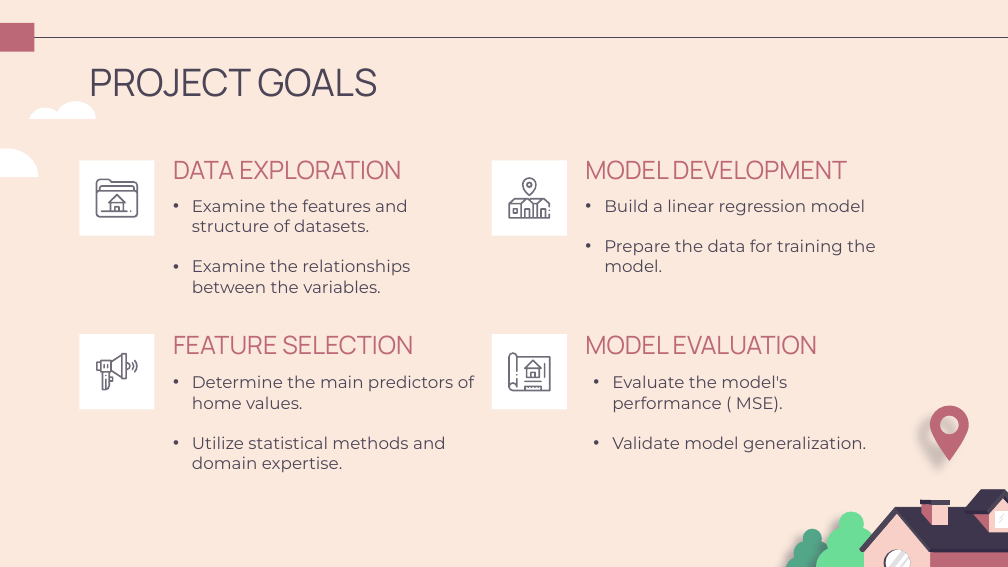
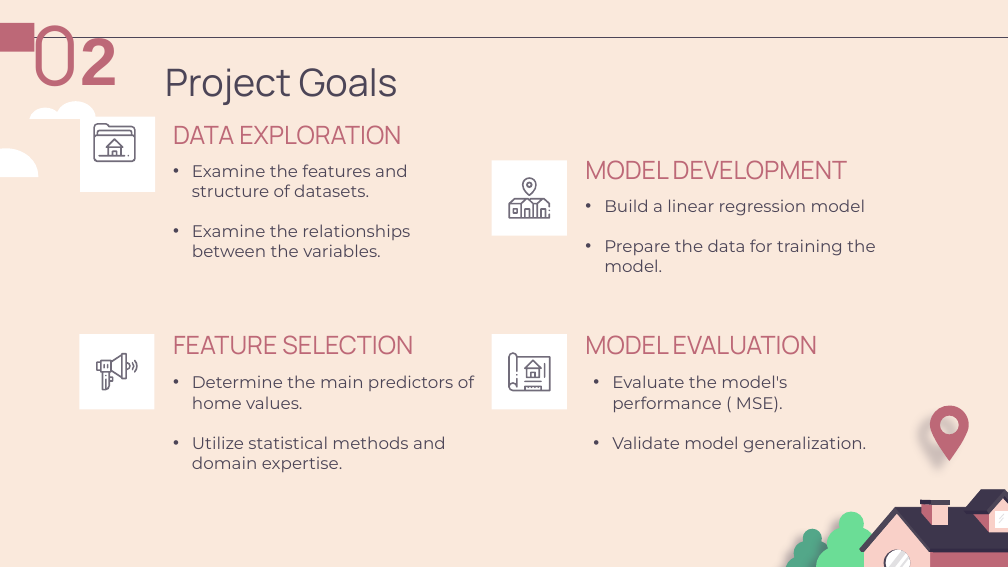
Before and after one commit to Bkiambuthi/dsc-phase-2-project-v2-3, a slide deck: slide 4 of Understanding King County's Housing Market.pptx (slide 6 before the commit). Drawn at 1008x567 pixels with LibreOffice and Linux fonts; fonts in the diff are those of the drawing. Boxes give left, top, right and bottom in pixels: in the first picture for what was removed or moved away, otherwise in the second. Text is boxed around its words. In the diff, an @@ line names an element or a change of style, - is before the commit and + after.

```diff
--- a/Understanding King County's Housing Market.pptx
+++ b/Understanding King County's Housing Market.pptx
@@ text added at (x1=21, y1=0, x2=166, y2=108), 58 pt, text #BD6877 @@
+02
@@ title at (x1=165, y1=68, x2=398, y2=105): text changed @@
-PROJECT GOALS
+Project Goals
@@ rectangle moved from (x1=80, y1=160, x2=155, y2=236) to (x1=80, y1=117, x2=155, y2=193) @@
@@ subtitle "DATA EXPLORATION" moved from (x1=173, y1=160, x2=401, y2=180) to (x1=173, y1=125, x2=401, y2=145) @@
@@ freeform shape moved from (x1=96, y1=178, x2=138, y2=218) to (x1=94, y1=123, x2=136, y2=162) @@
@@ freeform shape moved from (x1=101, y1=194, x2=128, y2=212) to (x1=98, y1=138, x2=125, y2=156) @@
@@ freeform shape moved from (x1=130, y1=211, x2=132, y2=213) to (x1=127, y1=155, x2=129, y2=157) @@
@@ subtitle "Examine the features and structure ..." moved from (x1=192, y1=199, x2=410, y2=293) to (x1=192, y1=164, x2=410, y2=257) @@
```
Also in this commit, not shown: 14 other slides changed, 9 slides added, 12 slides removed, 1 other file.
